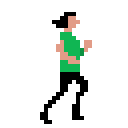
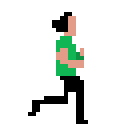
Layer changes from the first 128×128 image to the second:
showed "Layer 51", painted on it over [28,12,88,124]
hid "Layer 55" over [40,12,92,124]
